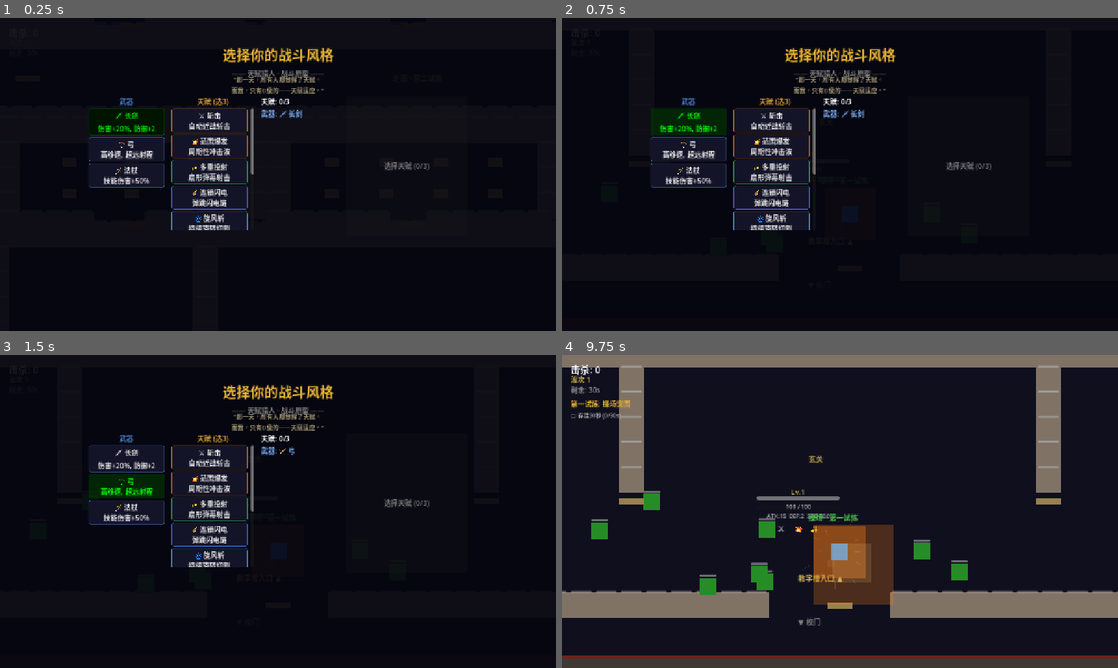
Above: before the commit, frames 1-4 (two rows, left to right).
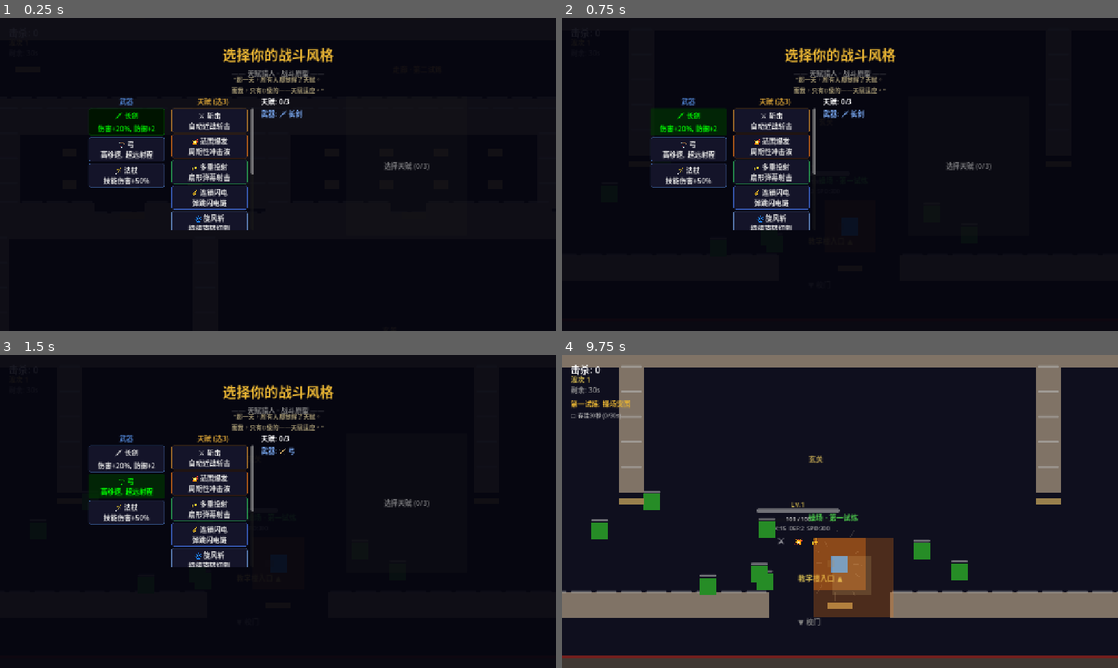
Above: after the commit, the same moments.

Repository: HenruiC/Starforge
Game: Godot game, scene res://scenes/main.tscn
Two runs of this game, one before a commit and one after it. Both use one fixed random seed, a clock stepped at 60 frames per second and the inputs below.
Inputs:
- Up to frame 1 (0.25 s): no input
- Up to frame 2 (0.75 s): click "🗡 长剑 伤害+20%, 防御+2" at 0.5 s
- Up to frame 3 (1.5 s): click "🏹 弓 高移速, 超远射程" at 1.25 s
- Up to frame 4 (9.75 s): click "🪄 法杖 技能伤害+50%" at 2 s; click "⚔ 斩击 自动近战斩击" at 2.75 s; click "💥 范围爆发 周期性冲击波" at 3.5 s; click "✨ 多重投射 扇形弹幕射击" at 4.25 s; click "⚡ 连锁闪电 弹跳闪电链" at 5 s; click "🌀 旋风斩 持续旋转切割" at 5.75 s; click "🎯 狙击 超远程高伤弹" at 6.5 s; click "❄ 冰霜新星 冻结+伤害" at 7.25 s; click "🔥 火焰路径 脚下火焰灼烧" at 8 s; click "👥 暗影分身 分身+爆炸" at 8.75 s; click "踏入试炼" at 9.5 s

The runs differ from the first frame. In frame 4, 2.7% of the frame differs, in the area x 35-60%, y 42-84%.

Commit message:
fix: 教室门通行+弹幕暂停+Player暂停+升级GameState 马斯克全量审查

Diff:
--- a/scenes/door.tscn
+++ b/scenes/door.tscn
@@ -9,7 +9,7 @@
 radius = 60.0
 
 [node name="Door" type="StaticBody2D" groups=["door"]]
-collision_layer = 8
+collision_layer = 0
 collision_mask = 0
 script = ExtResource("1_script")
 
--- a/scripts/enemy_projectile.gd
+++ b/scripts/enemy_projectile.gd
@@ -18,6 +18,7 @@
 	rotation = dir.angle()
 
 func _physics_process(delta: float) -> void:
+	if GameState.current_state != GameState.State.PLAYING: return
 	_timer += delta
 	if _timer > lifetime:
 		queue_free()
--- a/scripts/game_manager.gd
+++ b/scripts/game_manager.gd
@@ -327,6 +327,7 @@
 
 func _show_upgrade_panel() -> void:
 	_is_paused = true; get_tree().paused = true
+	GameState.set_state(GameState.State.PAUSED)
 	$"../HUDLayer".process_mode = Node.PROCESS_MODE_ALWAYS
 	level_up_panel.visible = true
 	for child in upgrade_buttons.get_children(): child.queue_free()
@@ -350,6 +351,7 @@
 	level_up_panel.visible = false
 	$"../HUDLayer".process_mode = Node.PROCESS_MODE_INHERIT
 	_is_paused = false; get_tree().paused = false
+	GameState.set_state(GameState.State.PLAYING)
 	if player._pending_level_ups > 0:
 		await get_tree().create_timer(0.2).timeout
 		_show_upgrade_panel()
--- a/scripts/player.gd
+++ b/scripts/player.gd
@@ -66,8 +66,8 @@
 	preset_chosen.emit(weapon_id)
 
 func _physics_process(delta: float) -> void:
-	if _is_dead:
-		return
+	if _is_dead: return
+	if GameState.current_state != GameState.State.PLAYING and GameState.current_state != GameState.State.CHAR_SELECT: return
 
 	var direction := Input.get_vector("move_left", "move_right", "move_up", "move_down")
 	velocity = direction * move_speed
--- a/scripts/player_projectile.gd
+++ b/scripts/player_projectile.gd
@@ -20,6 +20,7 @@
 	rotation = dir.angle()
 
 func _physics_process(delta: float) -> void:
+	if GameState.current_state != GameState.State.PLAYING: return
 	_timer += delta
 	if _timer > lifetime:
 		queue_free()
